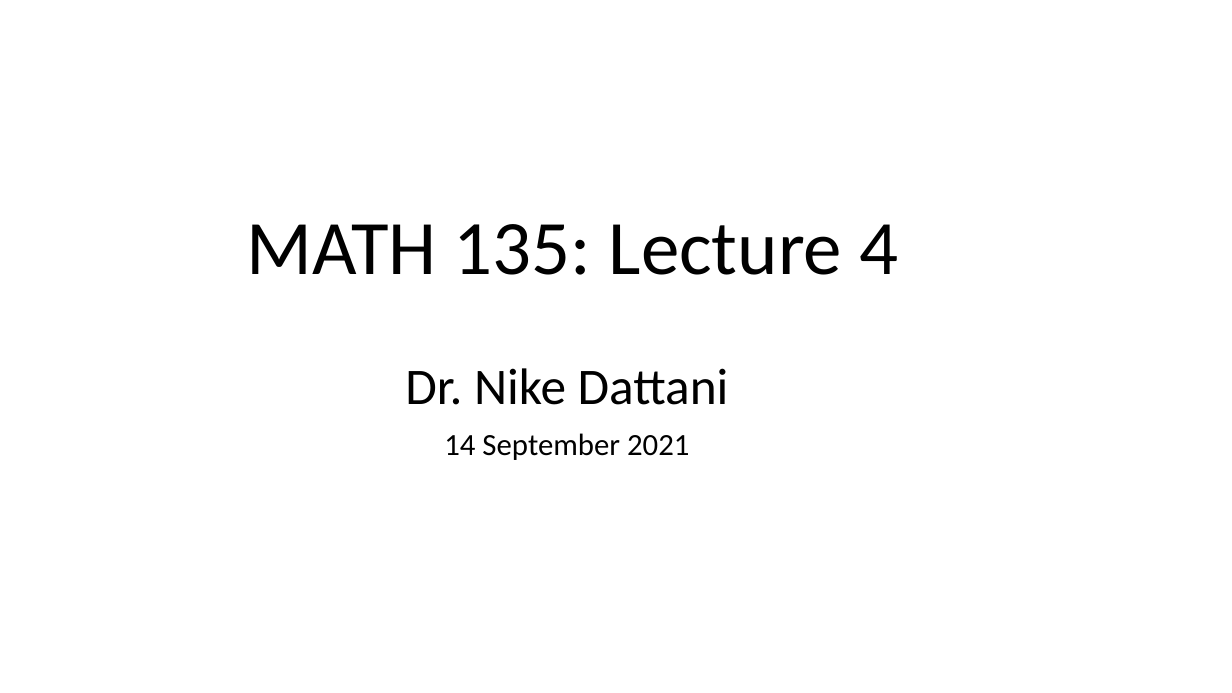
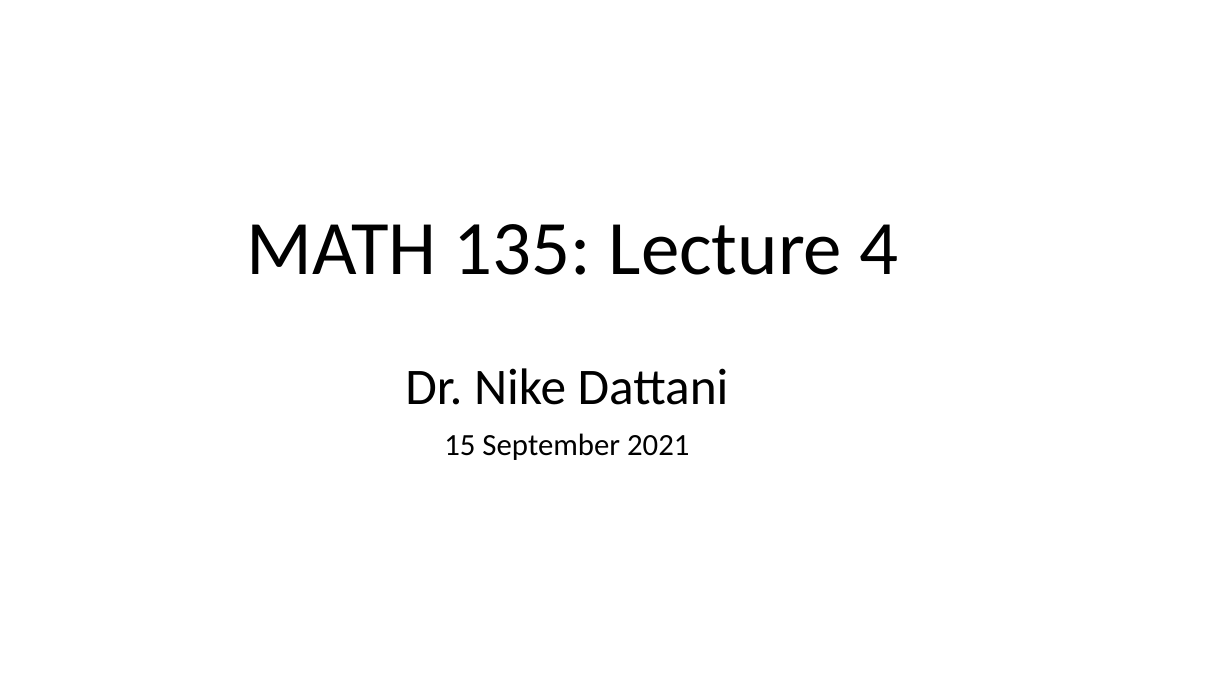
Before and after one commit to ndattani/Lecture_Notes, a slide deck: slide 2 of University_of_Waterloo/Fall_2021/MATH135/UW_Fall2021_MATH135_Lecture4.pptx. Drawn at 1232x693 pixels with LibreOffice and Linux fonts; fonts in the diff are those of the drawing. Boxes give left, top, right and bottom in pixels: in the first picture for what was removed or moved away, otherwise in the second. Text is boxed around its words. In the diff, an @@ line names an element or a change of style, - is before the commit and + after.

```diff
--- a/University_of_Waterloo/Fall_2021/MATH135/UW_Fall2021_MATH135_Lecture4.pptx
+++ b/University_of_Waterloo/Fall_2021/MATH135/UW_Fall2021_MATH135_Lecture4.pptx
@@ subtitle at [444,433,689,460]: text changed @@
-14 September 2021
+15 September 2021
```
Also in this commit, not shown: 29 other slides changed, 4 slides added, 16 slides removed, 1 other file.
